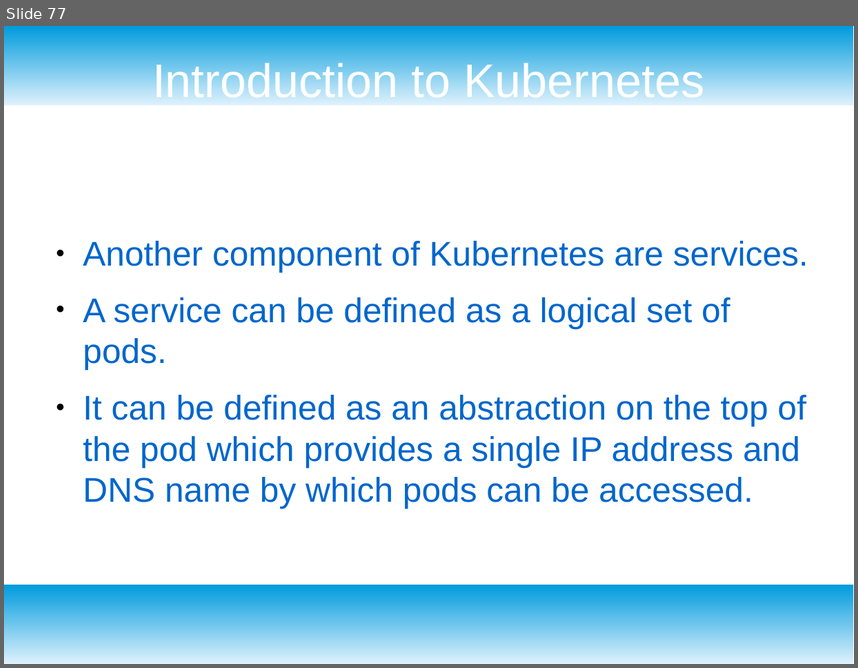
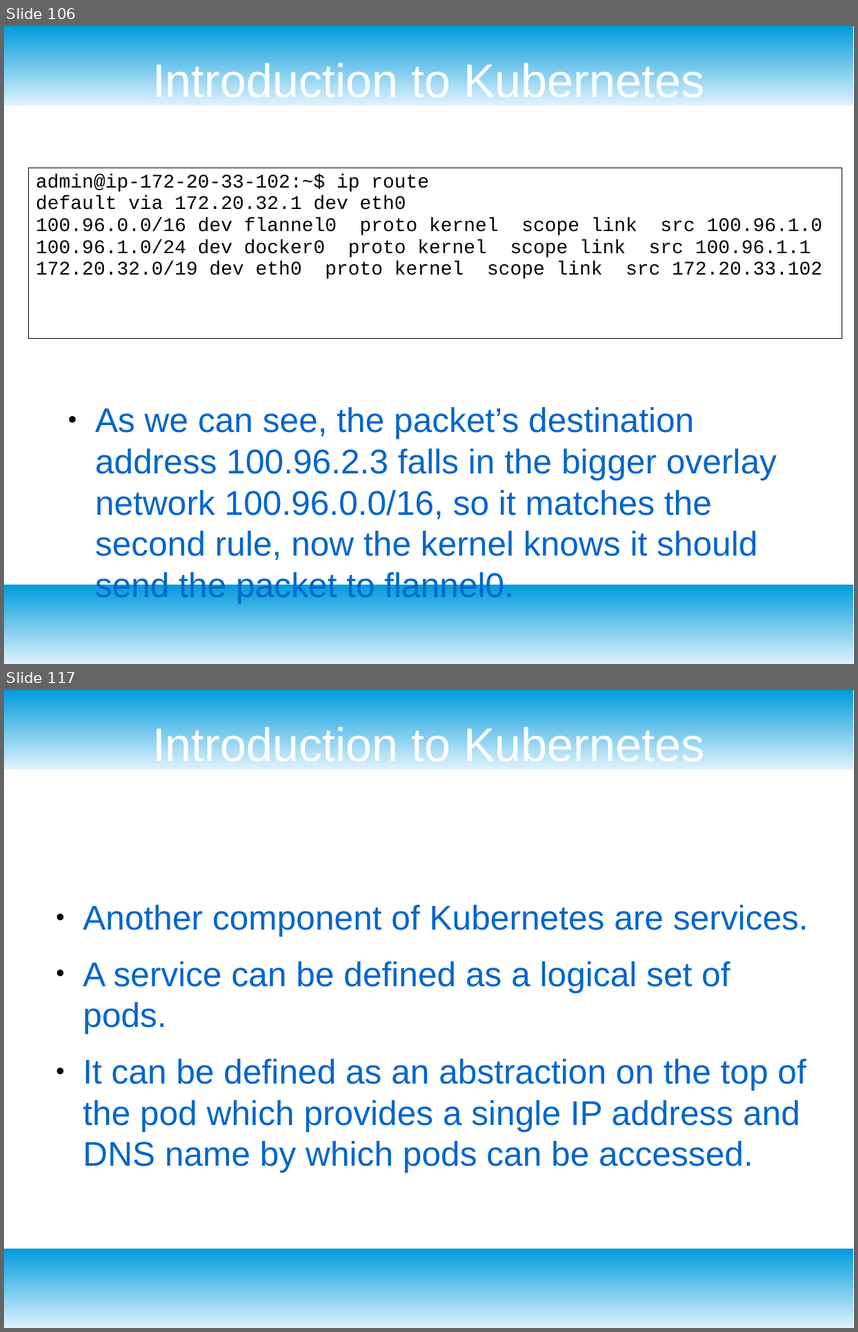
Before and after one commit to redmage123/kubernetes-course, a slide deck: docs/Kubernetes slides.odp. Shown one above the other, each under a label of ours: slide 77 before the commit, slides 106 and 117 after it; the slides between them are not shown. The pictures are 858x668 and 858x1332 pixels, drawn with LibreOffice and Linux fonts; fonts in the diff are those of the drawing. Boxes give left, top, right and bottom in pixels: in the first picture for what was removed or moved away, otherwise in the second. Text is boxed around its words. In the diff, an @@ line names an element or a change of style, - is before the commit and + after.

```diff
--- a/docs/Kubernetes slides.odp
+++ b/docs/Kubernetes slides.odp
@@ slide 106 added at box(4, 26, 854, 664), background #FFFFFF; not listed: 2 template elements that a slide beside it also shows @@
@@ title added at box(152, 59, 704, 105), 44 pt, text #FFFFFF @@
+Introduction to Kubernetes
@@ table added at box(28, 168, 842, 339), 1 rows, 1 columns @@
+admin@ip-172-20-33-102:~$ ip route / default via 172.20.32.1 dev eth0 / 100.96.0.0/16 dev flannel0 proto kernel scope link src 100.96.1.0 / 100.96.1.0/24 dev docker0 proto kernel scope link src 100.96.1.1 / 172.20.32.0/19 dev eth0 proto kernel scope link src 172.20.33.102
@@ text added at box(95, 407, 777, 603), 32 pt, text #0066CC @@
+● As we can see, the packet’s destination address 100.96.2.3 falls in the bigger overlay network 100.96.0.0/16, so it matches the second rule, now the kernel knows it should send the packet to flannel0.
@@ what was slide 77 is now slide 117 @@
```
Also in this commit, not shown: 15 slides changed, 84 other slides added, 9 other files.
